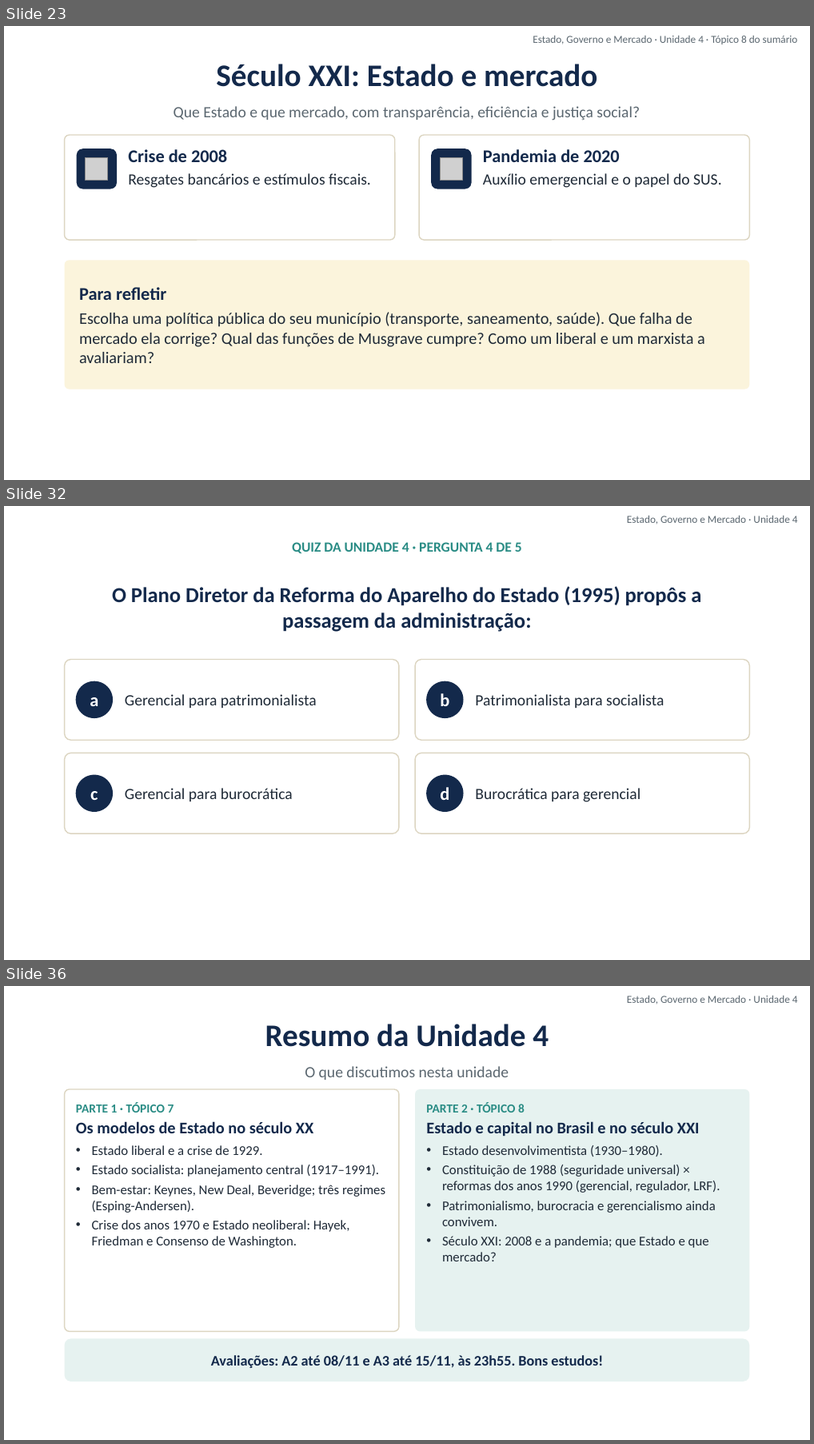
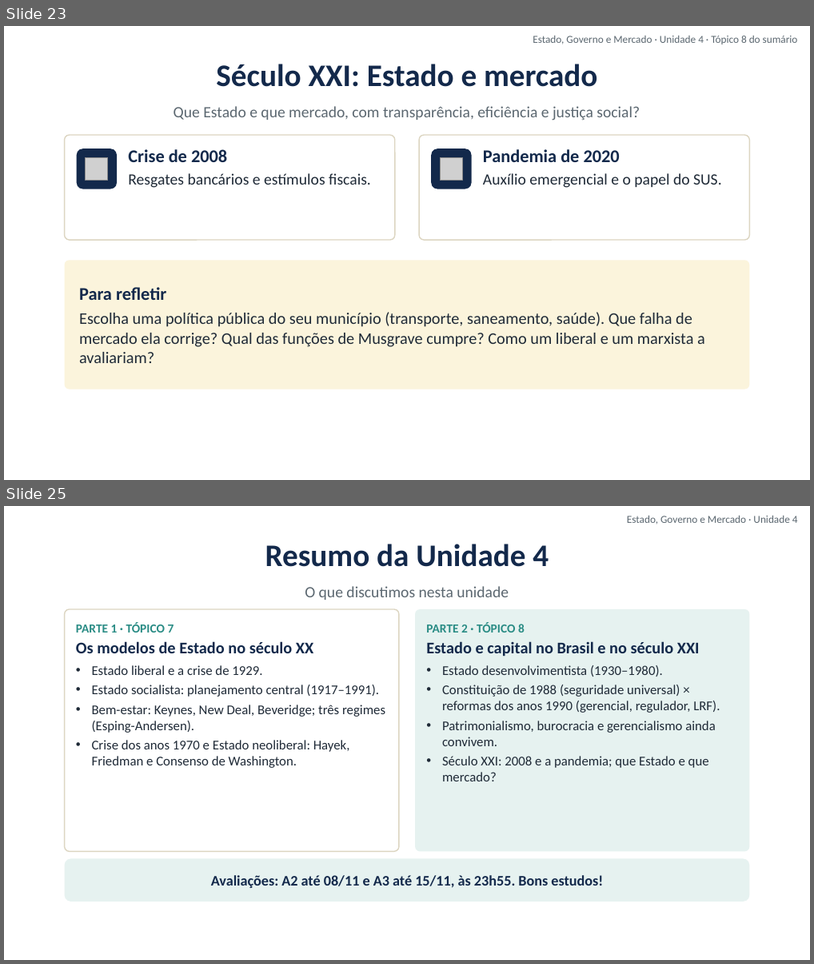
Before and after one commit to cleitonfranco74/gestao_publica, a slide deck: disciplina-01-estado-governo-mercado/materiais/04_Unidade_4_Modelos_de_Estado_e_Brasil.pptx. Shown one above the other, each under a label of ours: slides 23, 32 and 36 before the commit, slides 23 and 25 after it; the slides between them are not shown. The pictures are 814x1444 and 814x964 pixels, drawn with LibreOffice and Linux fonts; fonts in the diff are those of the drawing; grey boxes stand for pictures; background and template pictures are left out. Boxes give left, top, right and bottom in pixels: in the first picture for what was removed or moved away, otherwise in the second. Text is boxed around its words. In the diff, an @@ line names an element or a change of style, - is before the commit and + after.

```diff
--- a/disciplina-01-estado-governo-mercado/materiais/04_Unidade_4_Modelos_de_Estado_e_Brasil.pptx
+++ b/disciplina-01-estado-governo-mercado/materiais/04_Unidade_4_Modelos_de_Estado_e_Brasil.pptx
@@ slide 32 removed at bbox=[4, 506, 810, 960], background picture (left out) @@
@@ text removed at bbox=[627, 516, 798, 524] @@
-Estado, Governo e Mercado · Unidade 4
@@ text removed at bbox=[292, 542, 522, 554] @@
-QUIZ DA UNIDADE 4 · PERGUNTA 4 DE 5
@@ text removed at bbox=[112, 586, 702, 632] @@
-O Plano Diretor da Reforma do Aparelho do Estado (1995) propôs a passagem da administração:
@@ rounded rectangle removed at bbox=[65, 660, 399, 740] @@
@@ rounded rectangle removed at bbox=[415, 660, 750, 740] @@
@@ rounded rectangle removed at bbox=[76, 681, 113, 718] @@
-a
@@ text removed at bbox=[125, 694, 317, 708] @@
-Gerencial para patrimonialista
@@ rounded rectangle removed at bbox=[426, 681, 464, 718] @@
-b
@@ text removed at bbox=[475, 694, 664, 708] @@
-Patrimonialista para socialista
@@ rounded rectangle removed at bbox=[65, 752, 399, 833] @@
@@ rounded rectangle removed at bbox=[415, 752, 750, 833] @@
@@ rounded rectangle removed at bbox=[76, 775, 113, 812] @@
-c
@@ text removed at bbox=[125, 788, 293, 801] @@
-Gerencial para burocrática
@@ rounded rectangle removed at bbox=[426, 775, 464, 812] @@
-d
@@ text removed at bbox=[475, 788, 641, 802] @@
-Burocrática para gerencial
@@ what was slide 36 is now slide 25 @@
```
Also in this commit, not shown: 1 slide changed, 10 other slides removed, 17 other files.
